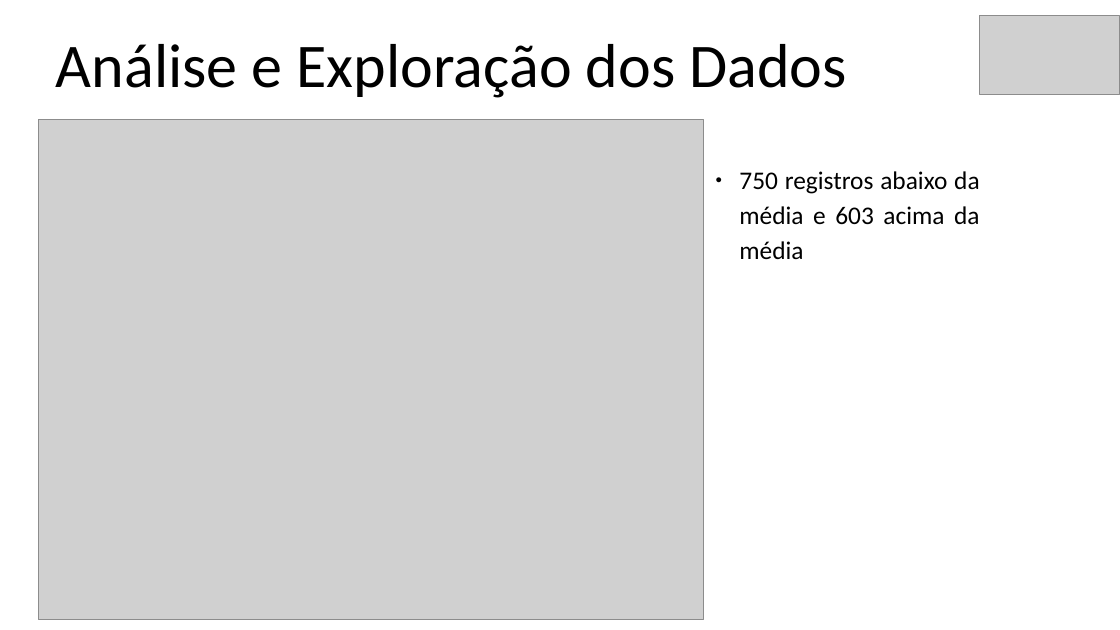
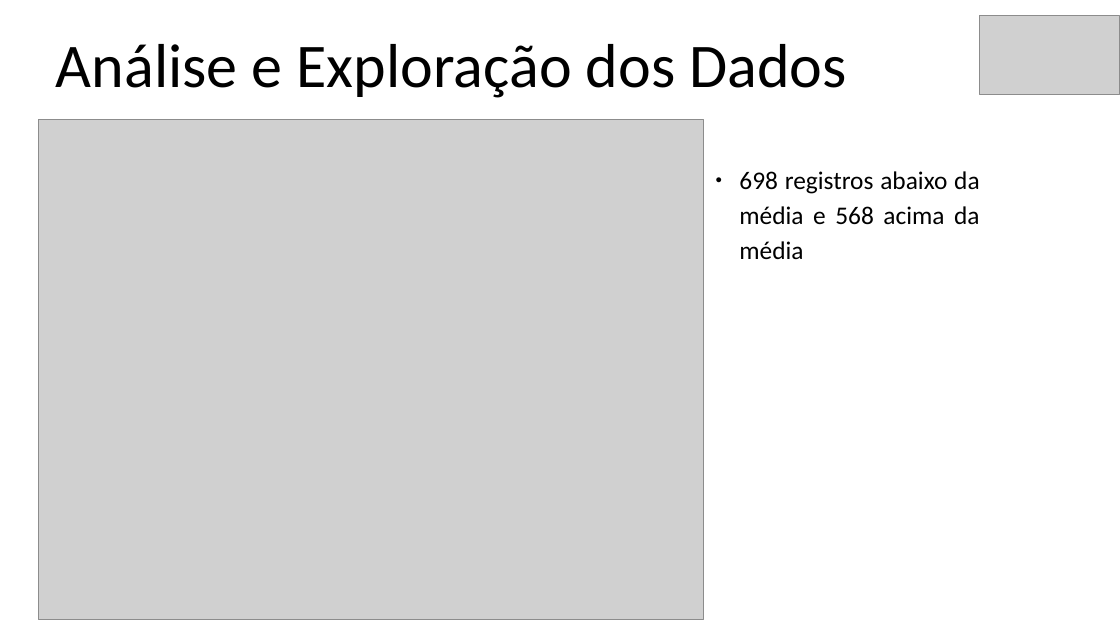
Before and after one commit to jrdutra/tcc_ciencia_de_dados_puc_minas, a slide deck: slide 7 of Apresentacao.odp. Drawn at 1120x630 pixels with LibreOffice and Linux fonts; fonts in the diff are those of the drawing; grey boxes stand for pictures. Boxes give left, top, right and bottom in pixels: in the first picture for what was removed or moved away, otherwise in the second. Text is boxed around its words. In the diff, an @@ line names an element or a change of style, - is before the commit and + after.

```diff
--- a/Apresentacao.odp
+++ b/Apresentacao.odp
@@ text at bbox=[739, 171, 979, 259]: text changed @@
-● 750 registros abaixo da média e 603 acima da média
+● 698 registros abaixo da média e 568 acima da média
```
Also in this commit, not shown: 2 other slides changed, 1 slide added, 1 other file.
